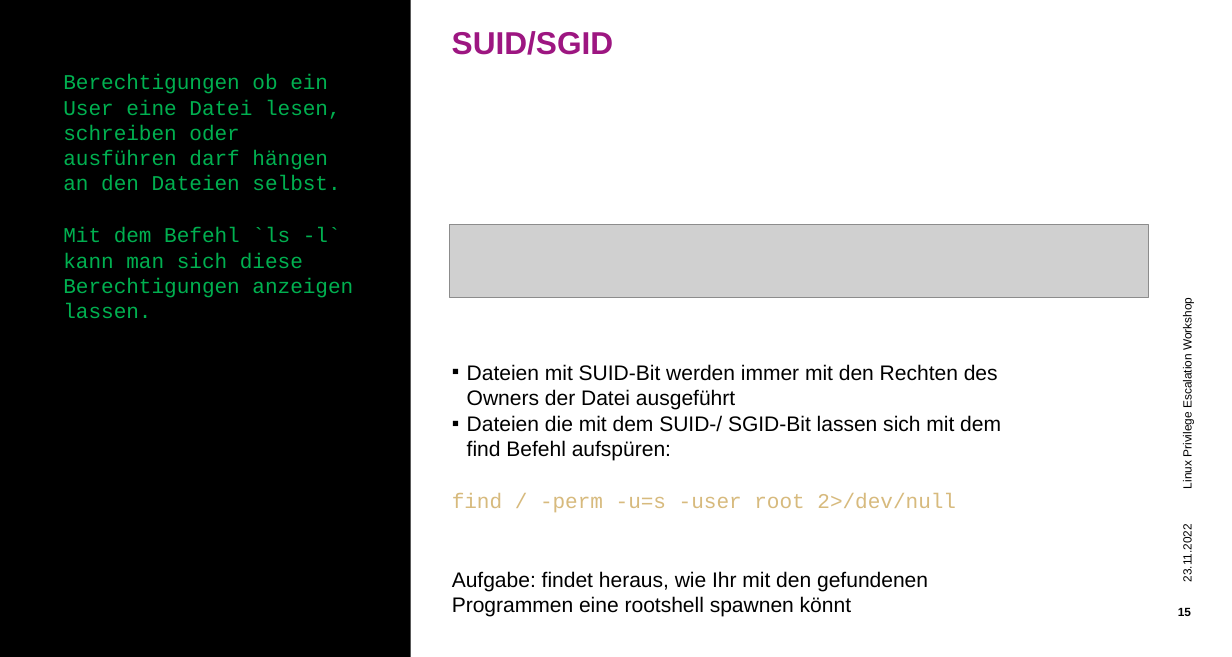
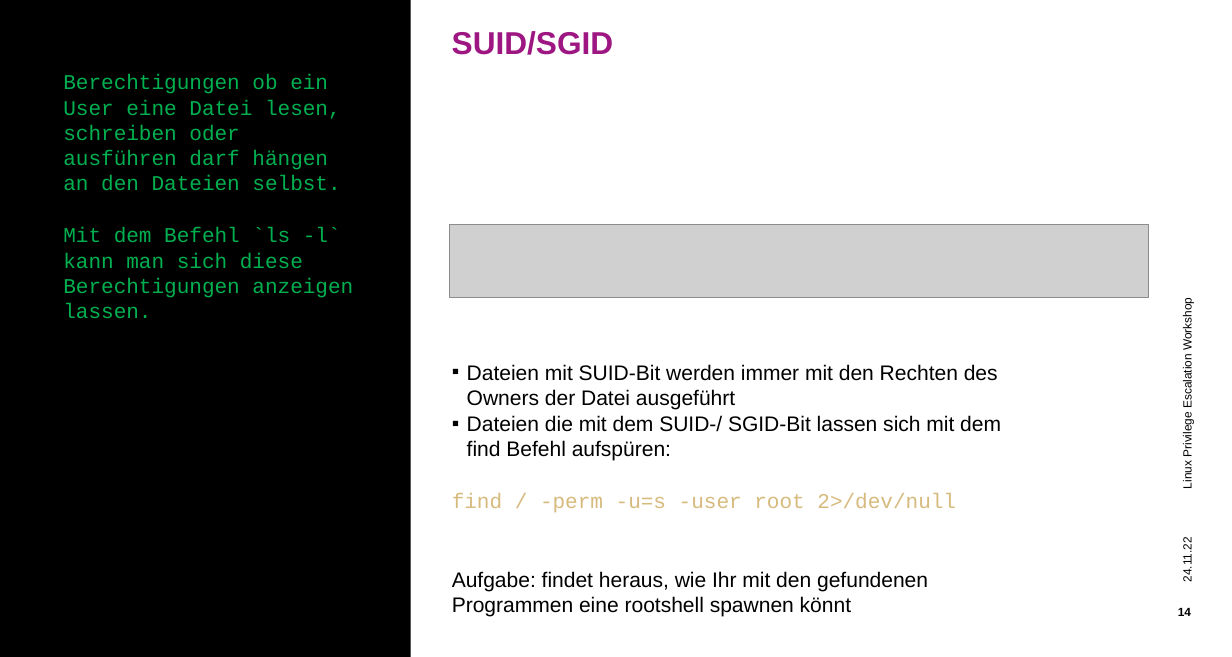
Before and after one commit to hueami/lpe_workshop, a slide deck: slide 14 of Powerpoint.pptx (slide 15 before the commit). Drawn at 1232x657 pixels with LibreOffice and Linux fonts; fonts in the diff are those of the drawing; grey boxes stand for pictures; background and template pictures are left out. Boxes give left, top, right and bottom in pixels: in the first picture for what was removed or moved away, otherwise in the second. Text is boxed around its words. In the diff, an @@ line names an element or a change of style, - is before the commit and + after.

```diff
--- a/Powerpoint.pptx
+++ b/Powerpoint.pptx
@@ text at box(1181, 541, 1194, 581): text changed @@
-23.11.2022
+24.11.22
@@ page number at box(1178, 608, 1191, 616): text changed @@
-15
+14
```
Also in this commit, not shown: 15 other slides changed, 1 slide added, 2 slides removed.
